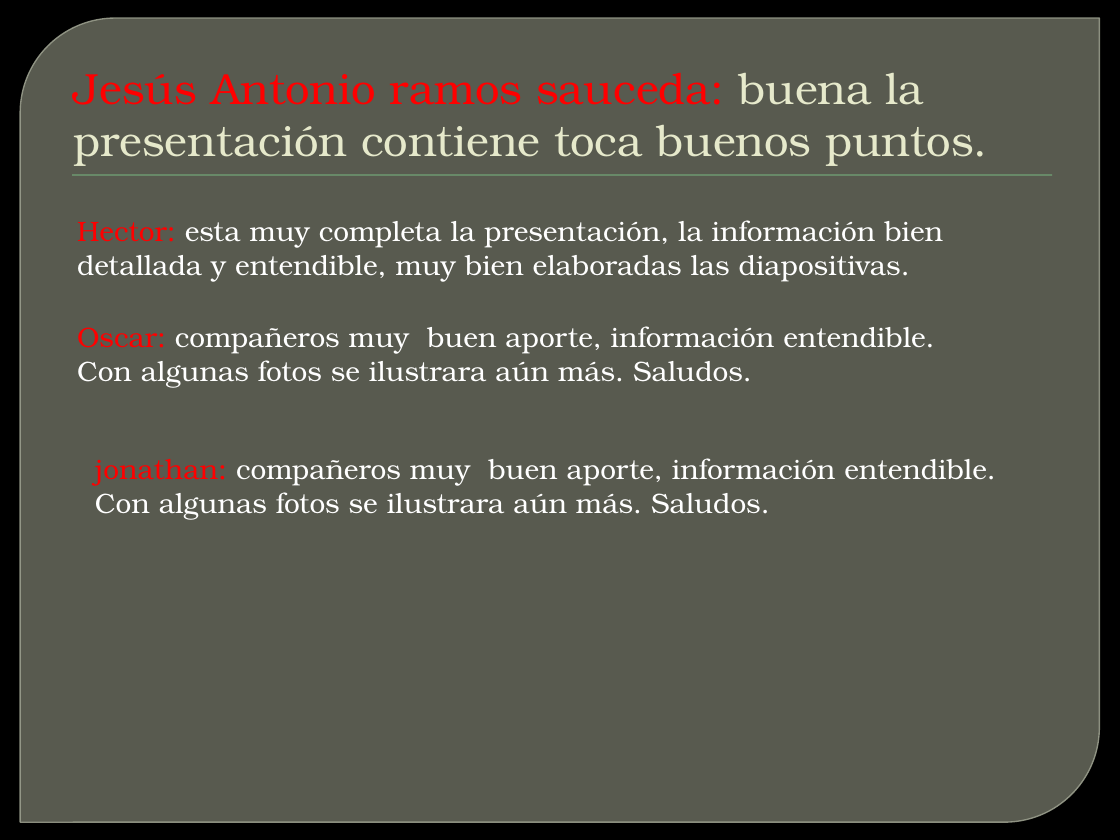
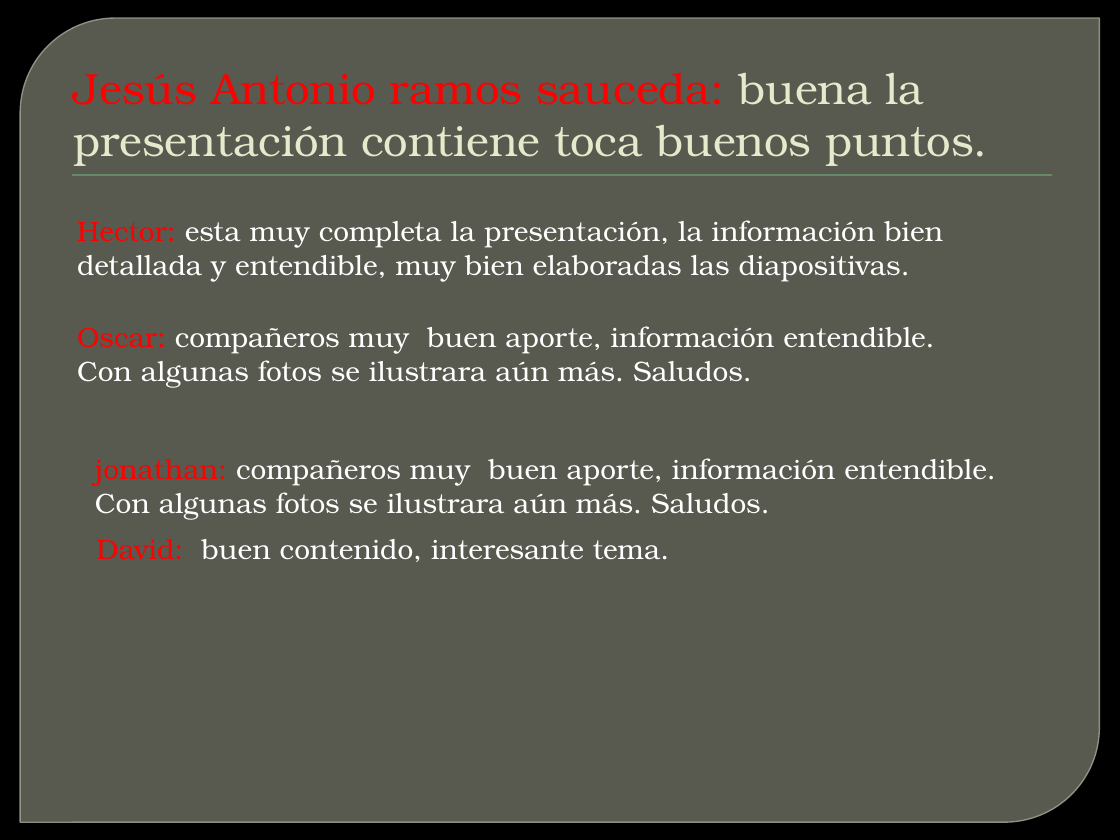
Before and after one commit to lc850/auditoria, a slide deck: slide 11 of Planeacion.pptx. Drawn at 1120x840 pixels with LibreOffice and Linux fonts; fonts in the diff are those of the drawing; background and template pictures are left out. Boxes give left, top, right and bottom in pixels: in the first picture for what was removed or moved away, otherwise in the second. Text is boxed around its words. In the diff, an @@ line names an element or a change of style, - is before the commit and + after.

Commit message:
quinto commit

```diff
--- a/Planeacion.pptx
+++ b/Planeacion.pptx
@@ text added at (96, 539, 669, 562), 18 pt, text #FFFFFF @@
+David: buen contenido, interesante tema.
```
